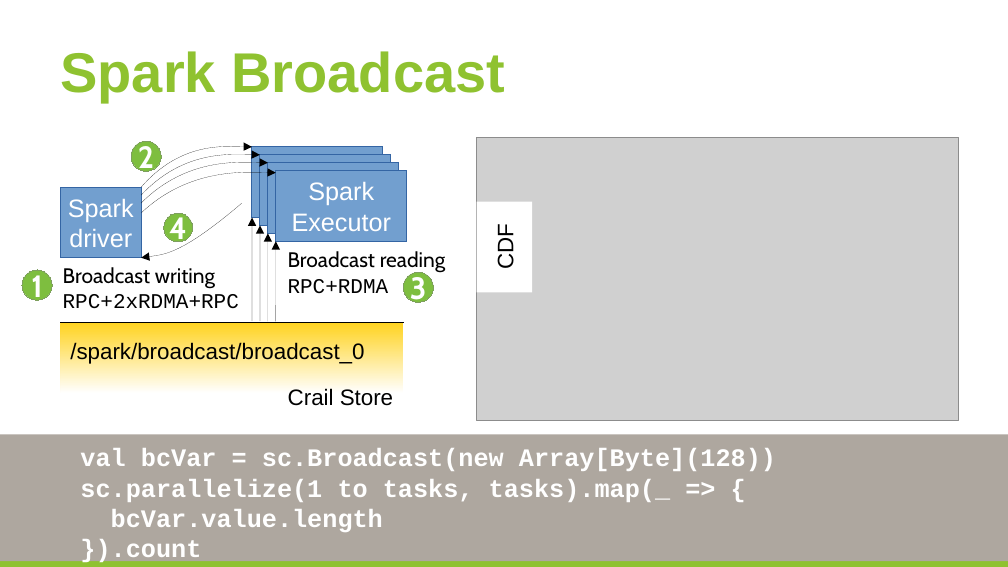
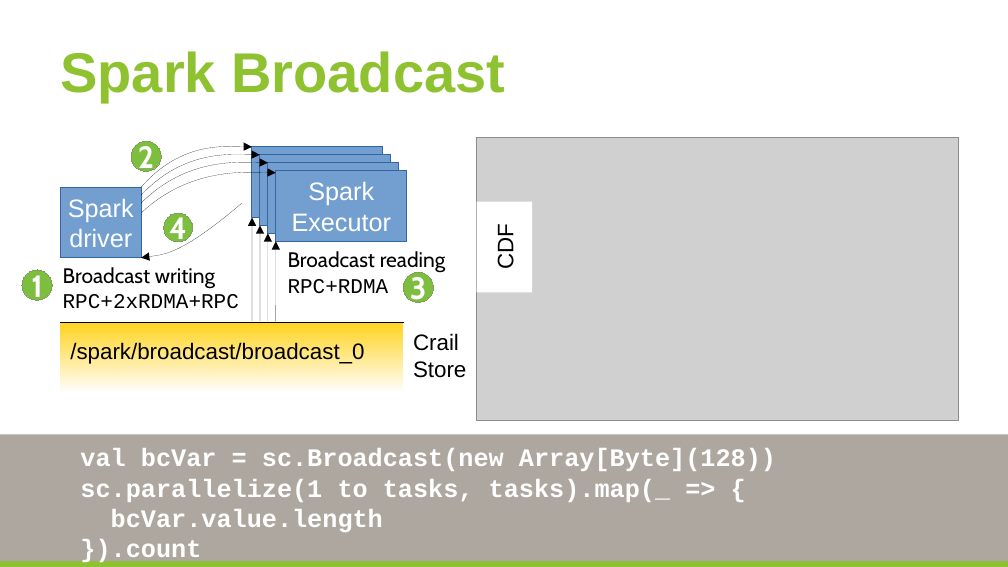
Before and after one commit to huangyibo/spark-summit-17, a slide deck: slide 21 of template.odp. Drawn at 1008x567 pixels with LibreOffice and Linux fonts; fonts in the diff are those of the drawing; grey boxes stand for pictures; background and template pictures are left out. Boxes give left, top, right and bottom in pixels: in the first picture for what was removed or moved away, otherwise in the second. Text is boxed around its words. In the diff, an @@ line names an element or a change of style, - is before the commit and + after.

```diff
--- a/template.odp
+++ b/template.odp
@@ text "Crail Store": place and size @@
-text "Crail Store" at [288,388,393,406]
+text "Crail Store" at [413,333,466,378]
@@ text "Crail Store" at [413,333,466,378]: alignment right to left @@
```
Also in this commit, not shown: 3 other slides changed, 3 slides added, 3 other files.
